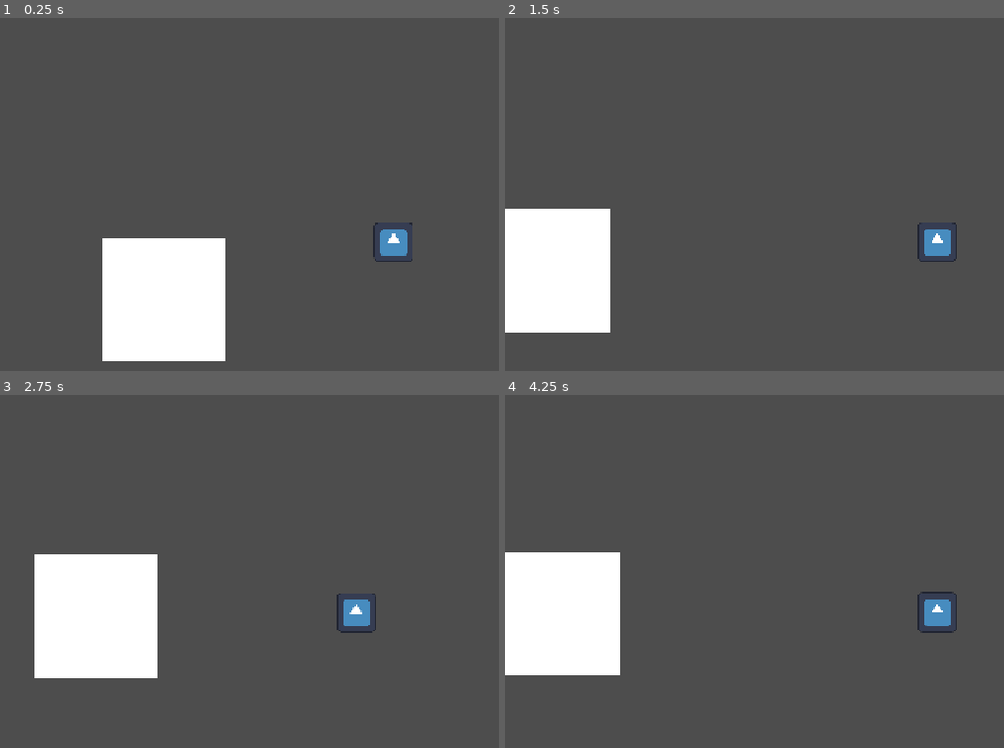
Above: before the commit, frames 1-4 (two rows, left to right).
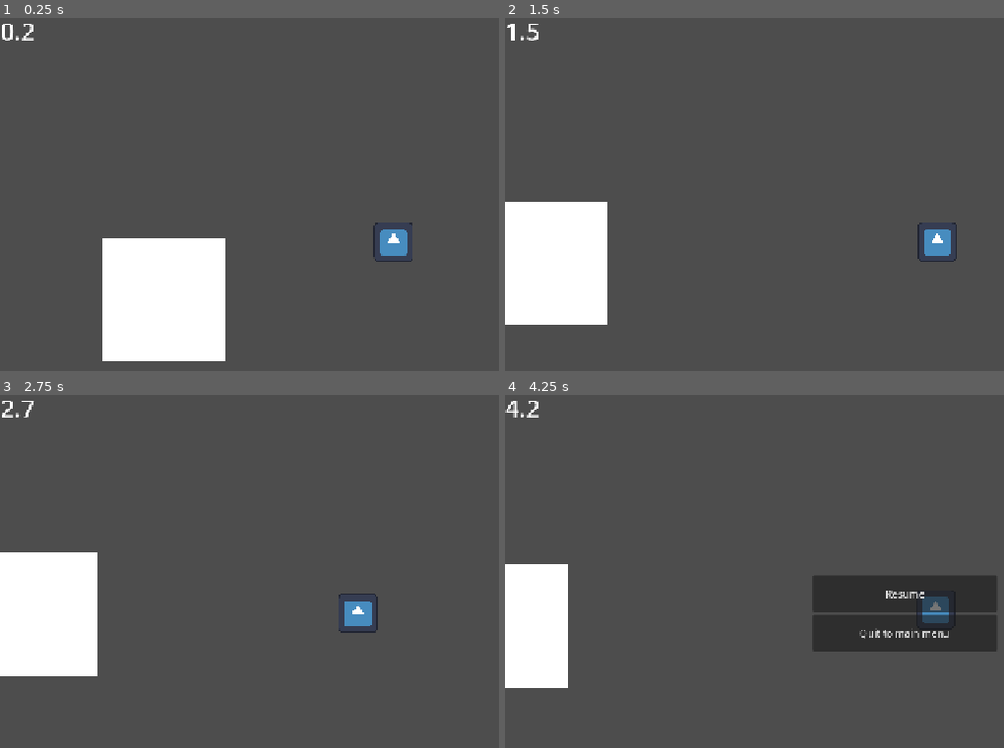
Above: after the commit, the same moments.

Repository: SebastianFiser/hc-haven-bounce-back
Game: Godot game, scene res://scenes/game.tscn
Same seed, same stepped clock (60 frames per second), same inputs: the game is played once before the commit and once after it. This scene is started directly instead of the project's main scene. The engine's default icon, where the game draws it, is replaced by a stand-in: a white triangle on a blue panel in a dark square.
Inputs:
- Up to frame 1 (0.25 s): no input
- Up to frame 2 (1.5 s): hold D (move_right) from 0.53 s (still down); tap W (jump) at 0.77 s
- Up to frame 3 (2.75 s): tap W (jump) at 1.52 s; release D (move_right) at 2.03 s; hold A (move_left) from 2.03 s (still down)
- Up to frame 4 (4.25 s): release A (move_left) at 2.78 s; hold D (move_right) from 2.78 s (still down); tap W (jump) at 3.02, 3.77 s; tap Escape (pause, bound only after the commit) at 4.15 s

The runs differ from the first frame. In frame 1, 0.1% of the frame differs, in the area x 0-7%, y 1-7%; in frame 2, 1.2%; in frame 3, 7.1%; in frame 4, 12%, in the area x 0-99%, y 1-84%.

Commit message:
screen connevction, pause, timer

Diff:
--- a/project.godot
+++ b/project.godot
@@ -30,6 +30,10 @@
 
 naming/size/viewport_height=648
 
+[global_group]
+
+player=""
+
 [input]
 
 move_left={
@@ -45,6 +49,12 @@
 jump={
 "deadzone": 0.2,
 "events": [Object(InputEventKey,"resource_local_to_scene":false,"resource_name":"","device":-1,"window_id":0,"alt_press …(192 unchanged characters)…
+, Object(InputEventKey,"resource_local_to_scene":false,"resource_name":"","device":-1,"window_id":0,"alt_pressed":false,"shift_pressed":false,"ctrl_pressed":false,"meta_pressed":false,"pressed":false,"keycode":0,"physical_keycode":32,"key_label":0,"unicode":32,"location":0,"echo":false,"script":null)
+]
+}
+pause={
+"deadzone": 0.2,
+"events": [Object(InputEventKey,"resource_local_to_scene":false,"resource_name":"","device":-1,"window_id":0,"alt_pressed":false,"shift_pressed":false,"ctrl_pressed":false,"meta_pressed":false,"pressed":false,"keycode":0,"physical_keycode":4194305,"key_label":0,"unicode":0,"location":0,"echo":false,"script":null)
 ]
 }
 
--- a/scenes/game.tscn
+++ b/scenes/game.tscn
@@ -2,6 +2,7 @@
 
 [ext_resource type="PackedScene" uid="uid://y3uaehd0uls5" path="res://scenes/player.tscn" id="1_yqjtg"]
 [ext_resource type="Script" uid="uid://cenxlwf3py0is" path="res://scripts/goal.gd" id="2_lnu2h"]
+[ext_resource type="PackedScene" uid="uid://devo0170ab2m5" path="res://scenes/hud.tscn" id="3_lnu2h"]
 
 [sub_resource type="RectangleShape2D" id="RectangleShape2D_fbbwq"]
 size = Vector2(150, 20)
@@ -67,4 +68,6 @@
 offset_transform_enabled = true
 metadata/_edit_use_anchors_ = true
 
+[node name="hud" parent="." unique_id=153667473 instance=ExtResource("3_lnu2h")]
+
 [connection signal="body_entered" from="Goal" to="Goal" method="_on_goal_body_entered"]
--- /dev/null
+++ b/scenes/hud.tscn
@@ -0,0 +1,42 @@
+[gd_scene format=3 uid="uid://devo0170ab2m5"]
+
+[ext_resource type="Script" uid="uid://c5oqmic2kylxw" path="res://scripts/hud.gd" id="1_ahhtf"]
+
+[node name="CanvasLayer" type="CanvasLayer" unique_id=153667473]
+process_mode = 3
+script = ExtResource("1_ahhtf")
+
+[node name="TimerLabel" type="Label" parent="." unique_id=1315863616]
+offset_right = 40.0
+offset_bottom = 23.0
+theme_override_font_sizes/font_size = 40
+text = "0.0"
+
+[node name="PauseMenu" type="Control" parent="." unique_id=380292437]
+propagate_maximum_size = true
+layout_mode = 3
+anchors_preset = 15
+anchor_right = 1.0
+anchor_bottom = 1.0
+grow_horizontal = 2
+grow_vertical = 2
+
+[node name="CenterContainer" type="CenterContainer" parent="PauseMenu" unique_id=41274930]
+layout_mode = 0
+offset_left = 500.0
+offset_top = 300.0
+offset_right = 800.0
+offset_bottom = 424.0
+
+[node name="VBoxContainer" type="VBoxContainer" parent="PauseMenu/CenterContainer" unique_id=1480089746]
+layout_mode = 2
+
+[node name="ResumeButton" type="Button" parent="PauseMenu/CenterContainer/VBoxContainer" unique_id=1801567096]
+custom_minimum_size = Vector2(300, 60)
+layout_mode = 2
+text = "Resume"
+
+[node name="QuitButton" type="Button" parent="PauseMenu/CenterContainer/VBoxContainer" unique_id=1613790791]
+custom_minimum_size = Vector2(300, 60)
+layout_mode = 2
+text = "Quit to main menu"
--- /dev/null
+++ b/scripts/hud.gd
@@ -0,0 +1,36 @@
+extends CanvasLayer
+
+var elapsed: float = 0.0
+
+@onready var timer_label: Label = $TimerLabel
+@onready var pause_menu: Control = $PauseMenu
+@onready var resume_button: Button = $PauseMenu/CenterContainer/VBoxContainer/ResumeButton
+@onready var quit_button: Button = $PauseMenu/CenterContainer/VBoxContainer/QuitButton
+
+
+func _ready() -> void:
+	pause_menu.visible = false
+	resume_button.pressed.connect(toggle_pause)
+	quit_button.pressed.connect(_on_quit_pressed)
+
+
+func _process(delta: float) -> void:
+	if not get_tree().paused:
+		elapsed += delta
+		timer_label.text = "%.1f" % elapsed
+
+
+func _input(event: InputEvent) -> void:
+	if event.is_action_pressed("pause"):
+		toggle_pause()
+
+
+func toggle_pause() -> void:
+	var new_state: bool = not get_tree().paused
+	get_tree().paused = new_state
+	pause_menu.visible = new_state
+
+
+func _on_quit_pressed() -> void:
+	get_tree().paused = false
+	get_tree().change_scene_to_file("res://scenes/main.tscn")
--- a/scripts/physics.gd
+++ b/scripts/physics.gd
@@ -31,7 +31,7 @@
 
 	for i in get_slide_collision_count():
 		var normal = get_slide_collision(i).get_normal()
-		if velocity_before.length() > 500.0:
+		if velocity_before.length() > 800.0:
 			var odraz = velocity_before.bounce(normal)
 			odraz.y *= bounciness
 			velocity = odraz
--- a/scripts/pick_player.gd
+++ b/scripts/pick_player.gd
@@ -12,4 +12,4 @@
 
 
 func _on_exit_pressed() -> void:
-	get_tree().change_scene_to_file("res://main_menu.tscn")
+	get_tree().change_scene_to_file("res://scenes/main.tscn")
Not shown, added: scripts/hud.gd.uid
